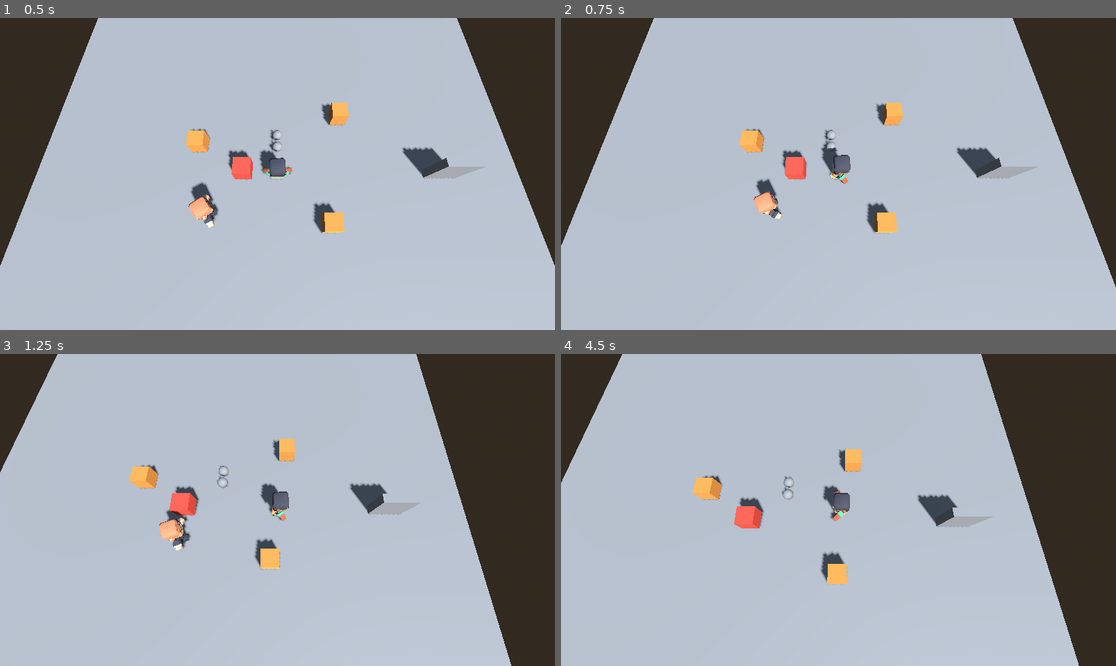
Above: before the commit, frames 1-4 (two rows, left to right).
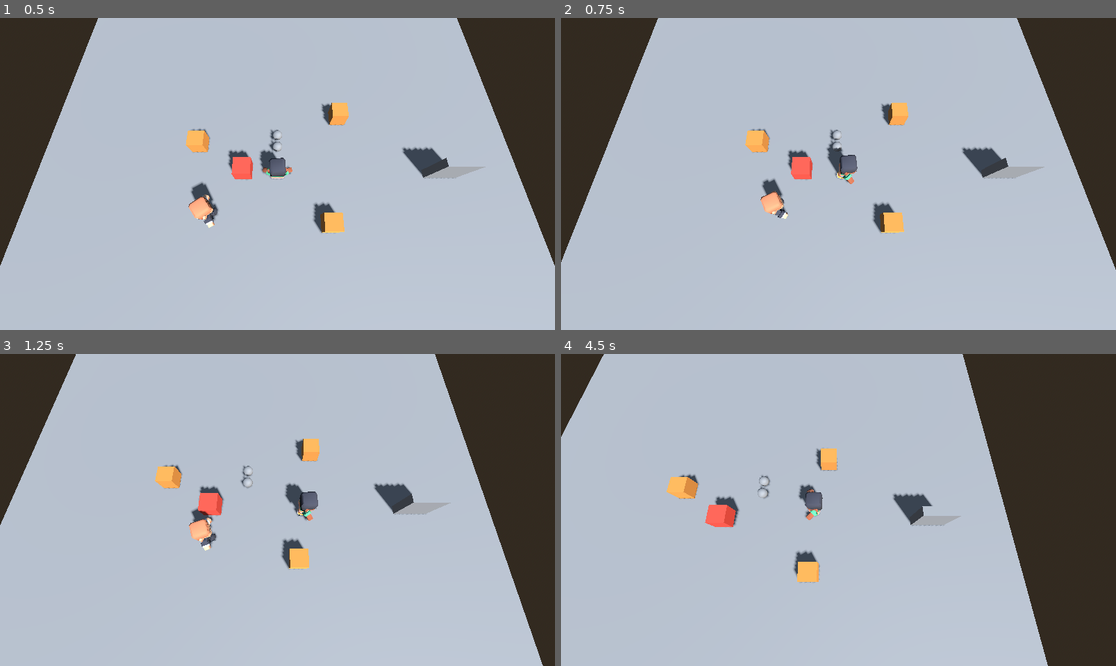
Above: after the commit, the same moments.

Repository: Carola-caicedo/Survivor-Maze-Puzzle
Game: Godot game, scene res://main.tscn
The game is run twice, just before and just after one commit, with the same random seed, the same clock (stepped at 60 frames per second) and the same inputs.
Inputs:
- Up to frame 1 (0.5 s): no input
- Up to frame 2 (0.75 s): tap Enter (ui_accept) at 0.5 s; hold D (move_right) from 0.53 s (still down); hold Shift (correr) from 0.53 s (still down)
- Up to frame 3 (1.25 s): keep holding D (move_right); keep holding Shift (correr); tap Enter (ui_accept) at 0.77 s
- Up to frame 4 (4.5 s): release D (move_right) at 1.28 s; release Shift (correr) at 1.28 s; hold S (move_down) 1.28-2.03 s; tap Space (espada) at 1.35, 4.35 s; tap Enter (ui_accept) at 1.52, 3.02, 3.77 s; hold D (move_right) 2.03-2.78 s; tap E (interactuar) at 2.1 s; hold W (move_up) 2.78-3.53 s; tap F at 2.85 s; hold Shift (correr) 3.53-4.28 s; hold A (move_left) from 3.53 s (still down)

Frame 1 is identical in both runs. In frame 2, 3.8% of the frame differs, in the area x 0-100%, y 0-87%; in frame 3, 12%, in the area x 0-98%, y 0-100%; in frame 4, 10%.

Commit message:
T8 N2 - Tarea A - camara con suavizado

Diff:
--- a/camara_sigue.gd
+++ b/camara_sigue.gd
@@ -2,6 +2,7 @@
 
 @export var objetivo: Node3D
 @export var distancia = Vector3(0, 12, 4)
+@export var suavizado = 3.0
 
 
 func _ready():
@@ -11,7 +12,8 @@
 
 
 func _physics_process(delta):
-	global_position = objetivo.global_position + distancia
+	var destino = objetivo.global_position + distancia
+	global_position = global_position.lerp(destino, suavizado * delta)
 
 	# Medida (bórrenla al terminar):
 	if Engine.get_physics_frames() % 30 == 0:
